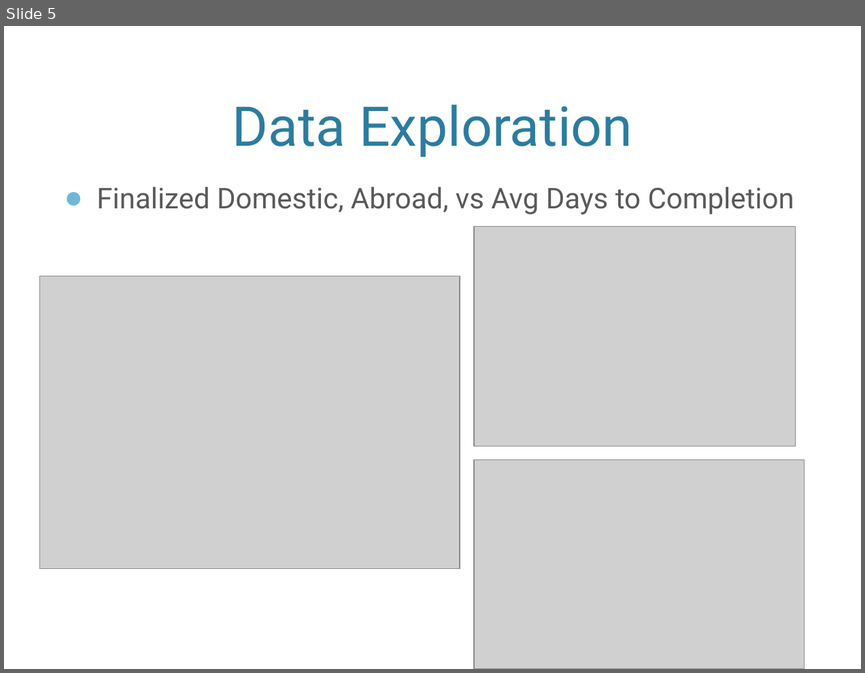
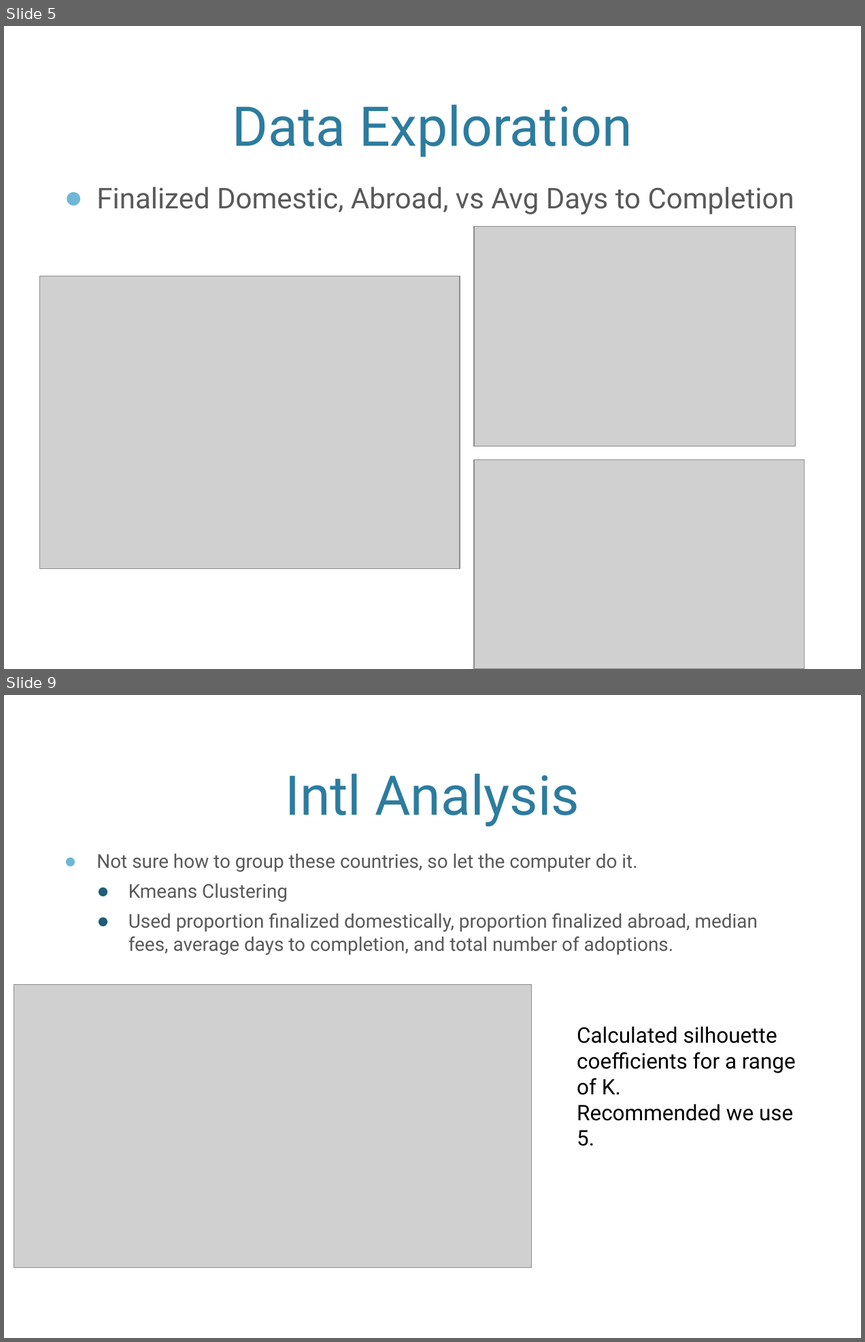
Before and after one commit to mgreese/Dat6-students, a slide deck: reese/Adoption_Presentation.pptx. Shown one above the other, each under a label of ours: slide 5 before the commit, slides 5 and 9 after it; the slides between them are not shown. The pictures are 865x673 and 865x1342 pixels, drawn with LibreOffice and Linux fonts; fonts in the diff are those of the drawing; grey boxes stand for pictures; background and template pictures are left out. Boxes give left, top, right and bottom in pixels: in the first picture for what was removed or moved away, otherwise in the second. Text is boxed around its words. In the diff, an @@ line names an element or a change of style, - is before the commit and + after.

```diff
--- a/reese/Adoption_Presentation.pptx
+++ b/reese/Adoption_Presentation.pptx
@@ slide 9 added at box(4, 695, 861, 1338), background picture (left out) @@
@@ title added at box(285, 773, 579, 826), 46 pt, text #2C7C9F @@
+Intl Analysis
@@ text added at box(96, 853, 757, 955), 16 pt, text #595959 @@
+● Not sure how to group these countries, so let the computer do it.
+  ● Kmeans Clustering
+  ● Used proportion finalized domestically, proportion finalized abroad, median fees, average days to completion, and total number of adoptions.
@@ picture added at box(14, 985, 531, 1268) @@
@@ text added at box(577, 1026, 796, 1146), 18 pt, text #000000 @@
+Calculated silhouette coefficients for a range of K.
+Recommended we use 5.
```
Also in this commit, not shown: 2 slides changed, 10 other slides added, 1 other file.
